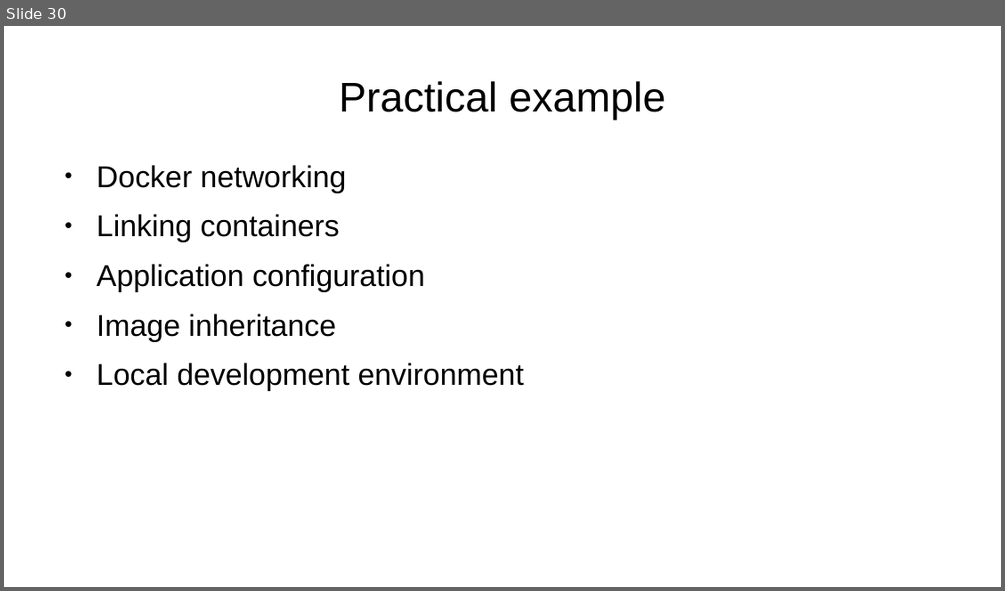
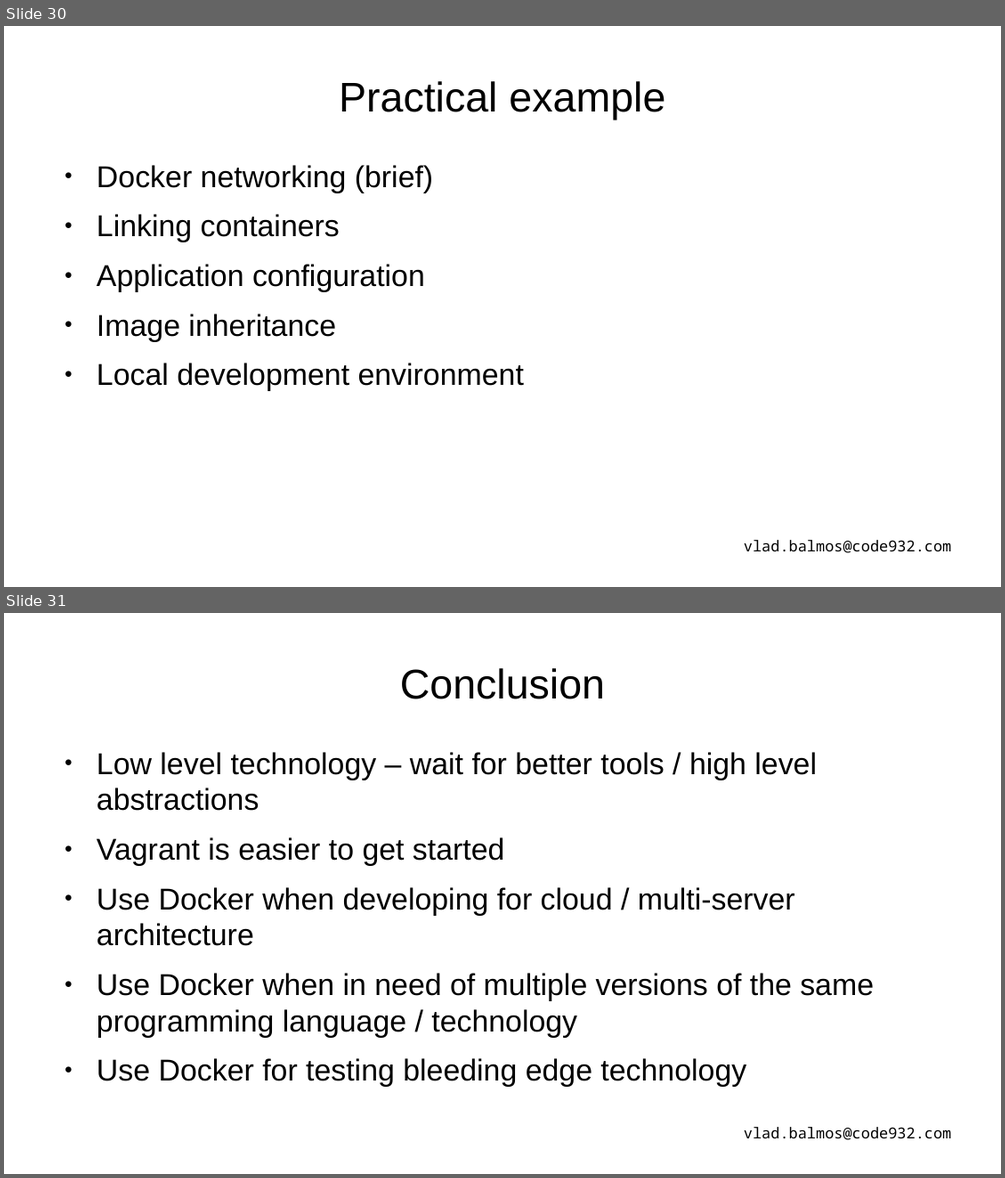
Before and after one commit to vladbalmos/docker-presentation, a slide deck: docker.odp. Shown one above the other, each under a label of ours: slide 30 before the commit, slides 30 and 31 after it. The pictures are 1005x591 and 1005x1178 pixels, drawn with LibreOffice and Linux fonts; fonts in the diff are those of the drawing. Boxes give left, top, right and bottom in pixels: in the first picture for what was removed or moved away, otherwise in the second. Text is boxed around its words. In the diff, an @@ line names an element or a change of style, - is before the commit and + after.

```diff
--- a/docker.odp
+++ b/docker.odp
@@ slide 31 added at box(4, 613, 1001, 1174), background #FFFFFF @@
@@ title added at box(400, 668, 605, 699), 33 pt, text #000000 @@
+Conclusion
@@ text added at box(97, 752, 874, 1086), 24 pt, text #000000 @@
+● Low level technology – wait for better tools / high level abstractions
+● Vagrant is easier to get started
+● Use Docker when developing for cloud / multi-server architecture
+● Use Docker when in need of multiple versions of the same programming language / technology
+● Use Docker for testing bleeding edge technology
@@ text added at box(744, 1127, 951, 1140), 12 pt, text #000000 @@
+vlad.balmos@code932.com
@@ slide 30 changed as well @@
@@ text at box(97, 165, 433, 193): text changed @@
-● Docker networking
+● Docker networking (brief)
@@ text added at box(744, 540, 951, 553), 12 pt, text #000000 @@
+vlad.balmos@code932.com
```
Also in this commit, not shown: 27 other slides changed, 4 other slides added, 2 slides removed.
